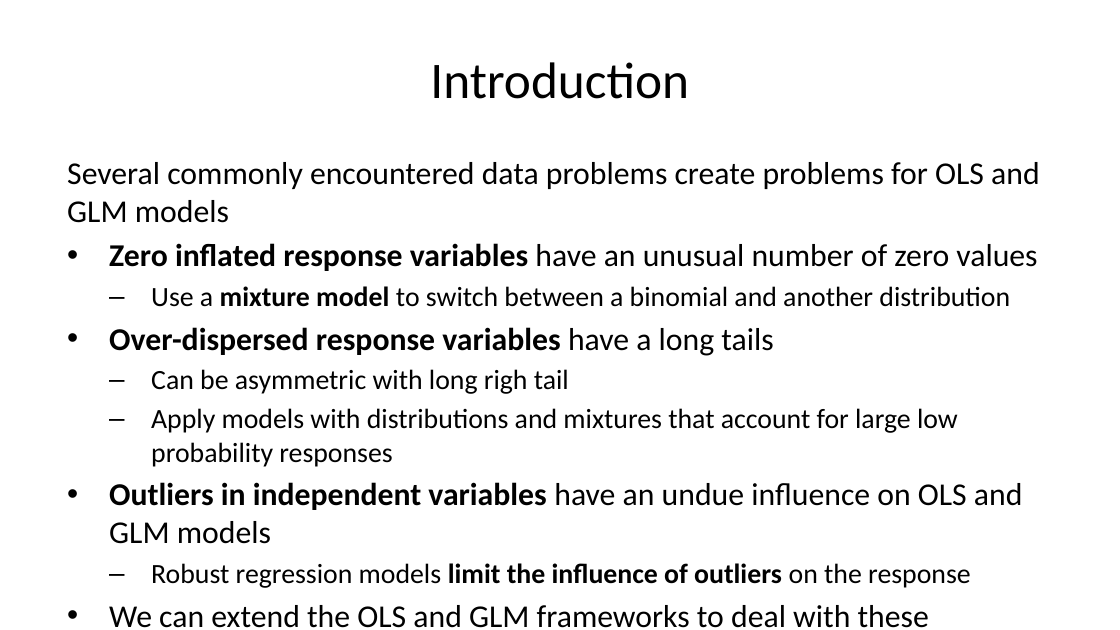
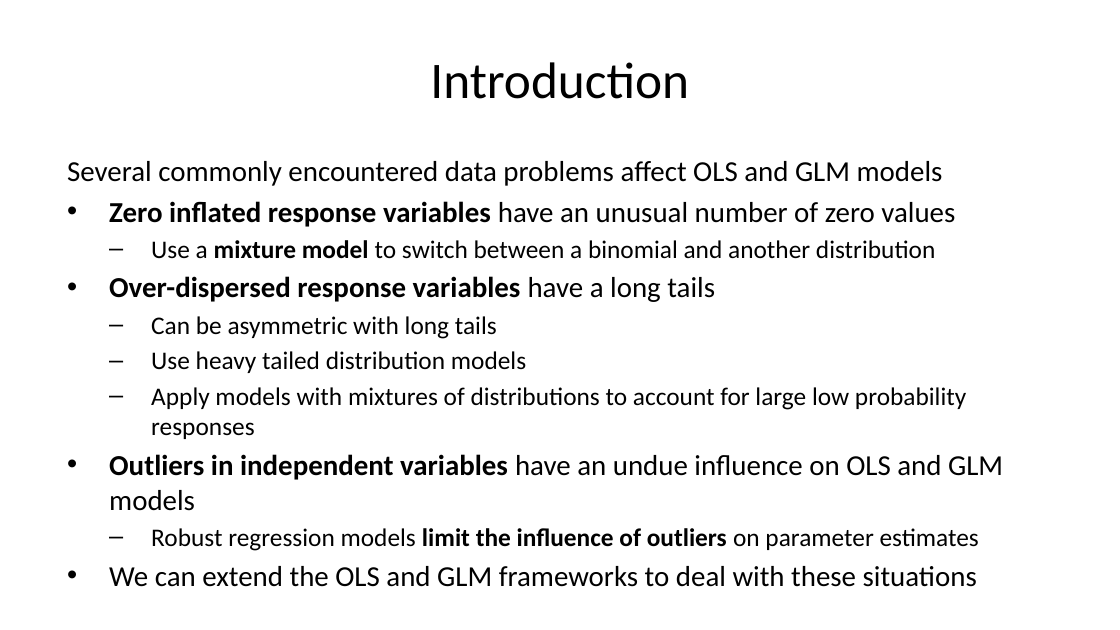
Before and after one commit to StephenElston/CSCI-E-83, a slide deck: slide 3 of LectureSlides/10b_ModelsFor OutliersAndOverdispersion.pptx. Drawn at 1120x630 pixels with LibreOffice and Linux fonts; fonts in the diff are those of the drawing. Boxes give left, top, right and bottom in pixels: in the first picture for what was removed or moved away, otherwise in the second. Text is boxed around its words. In the diff, an @@ line names an element or a change of style, - is before the commit and + after.

Commit message:
Small edits and updates of slides

```diff
--- a/LectureSlides/10b_ModelsFor OutliersAndOverdispersion.pptx
+++ b/LectureSlides/10b_ModelsFor OutliersAndOverdispersion.pptx
@@ text at box(67, 161, 943, 186): text changed; size 20.4 to 18.6 pt @@
-Several commonly encountered data problems create problems for OLS and GLM models
+Several commonly encountered data problems affect OLS and GLM models
@@ text at box(109, 201, 1003, 587): size 20.4 to 18.6 pt in "Zero inflated response variables have an unusual ...", "Over-dispersed response variables have a long tails", "Outliers in independent variables have an undue ...", "We can extend the OLS and GLM ..."; size 17.9 to 16.3 pt in "Use a mixture model to switch between ..." @@
@@ text at box(151, 316, 966, 439): text changed; size 17.9 to 16.3 pt @@
-  – Can be asymmetric with long righ tail
-  – Apply models with distributions and mixtures that account for large low probability responses
+  – Can be asymmetric with long tails
+  – Use heavy tailed distribution models
+  – Apply models with mixtures of distributions to account for large low probability responses
@@ text at box(151, 528, 979, 551): text changed; size 17.9 to 16.3 pt @@
-  – Robust regression models limit the influence of outliers on the response
+  – Robust regression models limit the influence of outliers on parameter estimates
```
Also in this commit, not shown: 10 other slides changed.
